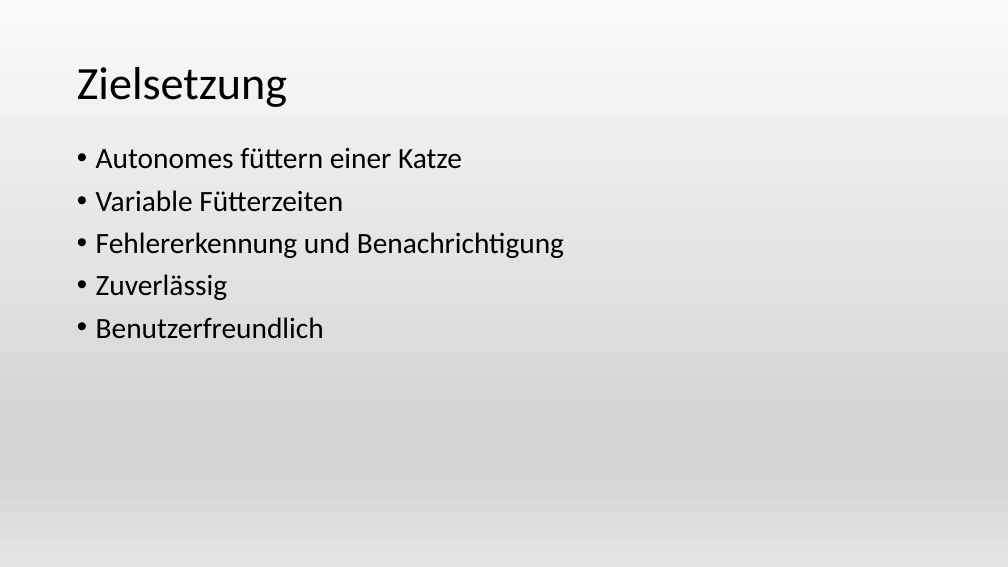
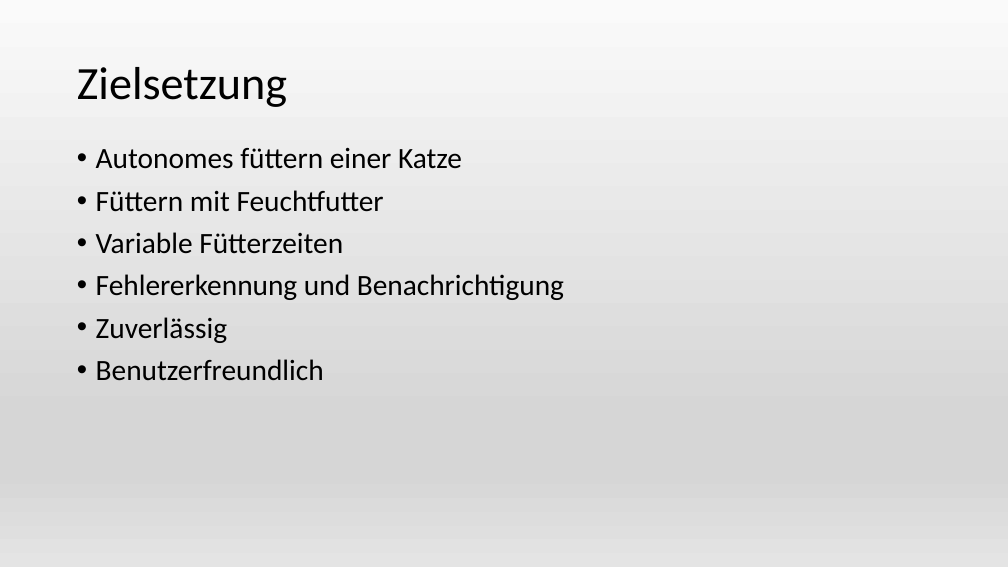
Before and after one commit to Katzenfuetterungsanlage/fuettr_prototype, a slide deck: slide 2 of Diplomarbeit/Powerpoint/Gesamte.pptx. Drawn at 1008x567 pixels with LibreOffice and Linux fonts; fonts in the diff are those of the drawing. Boxes give left, top, right and bottom in pixels: in the first picture for what was removed or moved away, otherwise in the second. Text is boxed around its words. In the diff, an @@ line names an element or a change of style, - is before the commit and + after.

```diff
--- a/Diplomarbeit/Powerpoint/Gesamte.pptx
+++ b/Diplomarbeit/Powerpoint/Gesamte.pptx
@@ text at [96, 190, 384, 212]: paragraph added @@
+• Füttern mit Feuchtfutter
```
Also in this commit, not shown: 1 other slide changed, 2 slides added, 1 slide removed, 1 other file.
